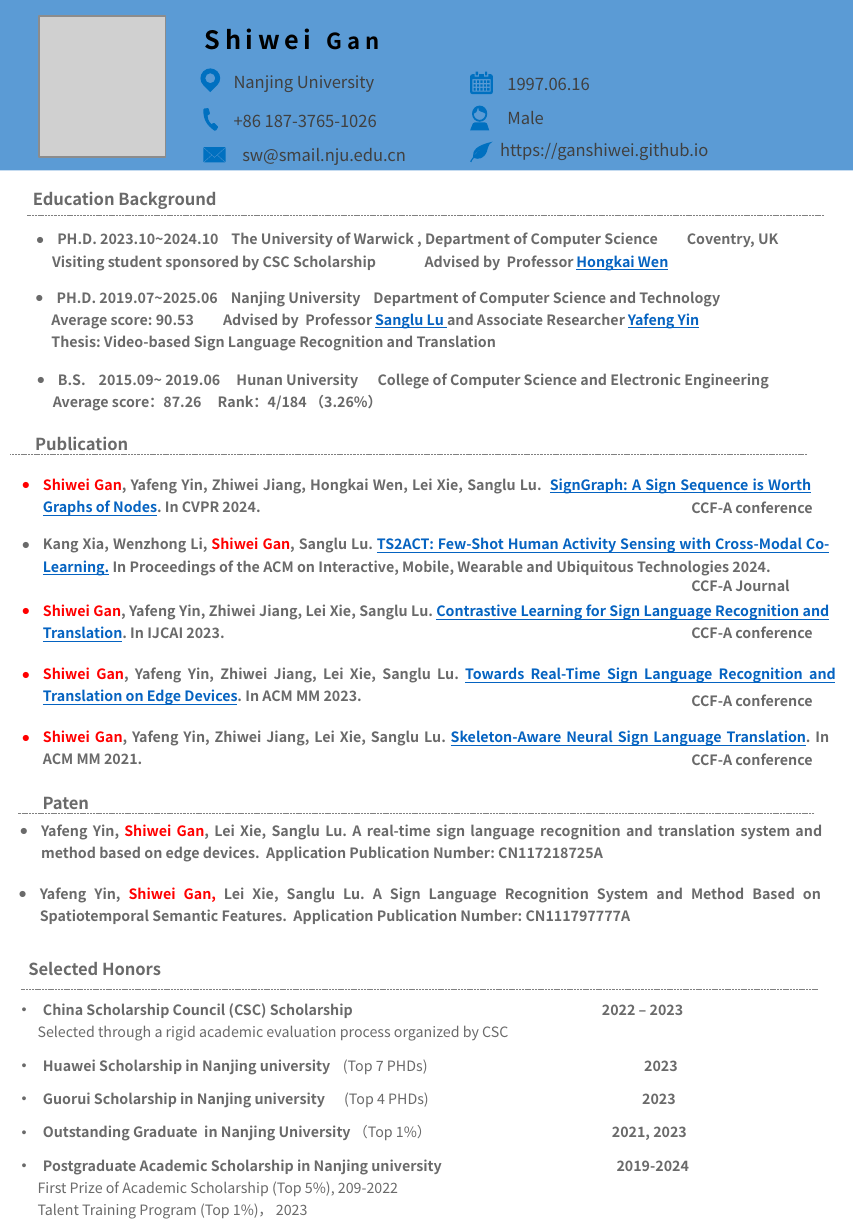
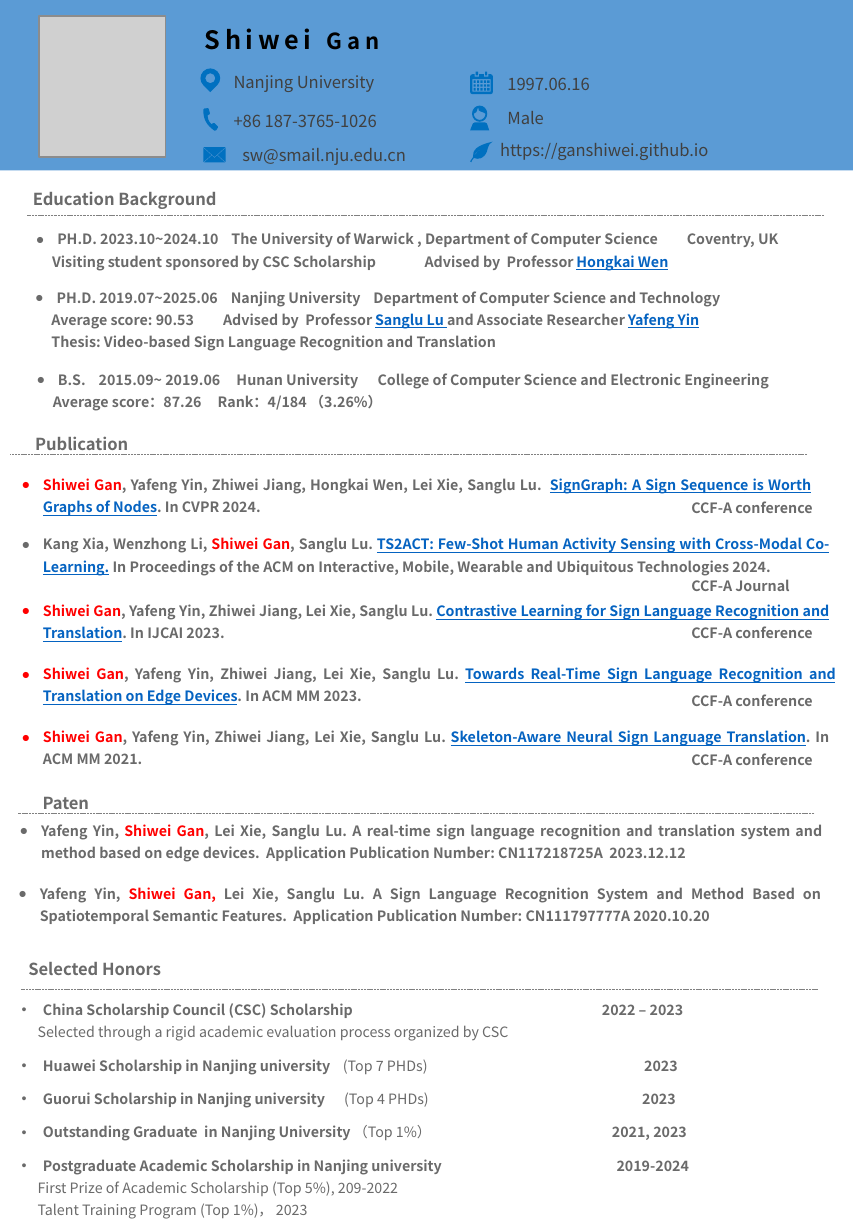
Before and after one commit to Ganshiwei/Ganshiwei.github.io, a slide deck: slide 1 of static/甘世维 -up -英语.pptx. Drawn at 853x1232 pixels with LibreOffice and Linux fonts; fonts in the diff are those of the drawing; grey boxes stand for pictures. Boxes give left, top, right and bottom in pixels: in the first picture for what was removed or moved away, otherwise in the second. Text is boxed around its words. In the diff, an @@ line names an element or a change of style, - is before the commit and + after.

```diff
--- a/static/甘世维 -up -英语.pptx
+++ b/static/甘世维 -up -英语.pptx
@@ text at box(41, 824, 822, 862): text changed @@
-● Yafeng Yin, Shiwei Gan, Lei Xie, Sanglu Lu. A real-time sign language recognition and translation system and method based on edge devices. Application Publication Number: CN117218725A
+● Yafeng Yin, Shiwei Gan, Lei Xie, Sanglu Lu. A real-time sign language recognition and translation system and method based on edge devices. Application Publication Number: CN117218725A 2023.12.12
@@ text at box(40, 887, 821, 924): text changed @@
-● Yafeng Yin, Shiwei Gan, Lei Xie, Sanglu Lu. A Sign Language Recognition System and Method Based on Spatiotemporal Semantic Features. Application Publication Number: CN111797777A
+● Yafeng Yin, Shiwei Gan, Lei Xie, Sanglu Lu. A Sign Language Recognition System and Method Based on Spatiotemporal Semantic Features. Application Publication Number: CN111797777A 2020.10.20
```
Also in this commit, not shown: 10 other files.
